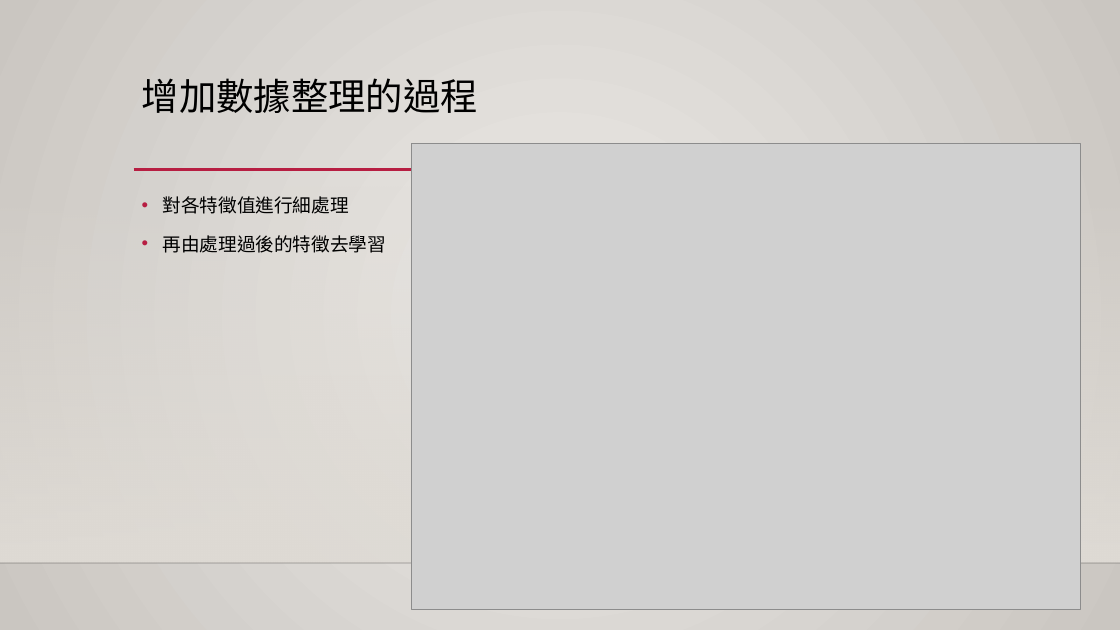
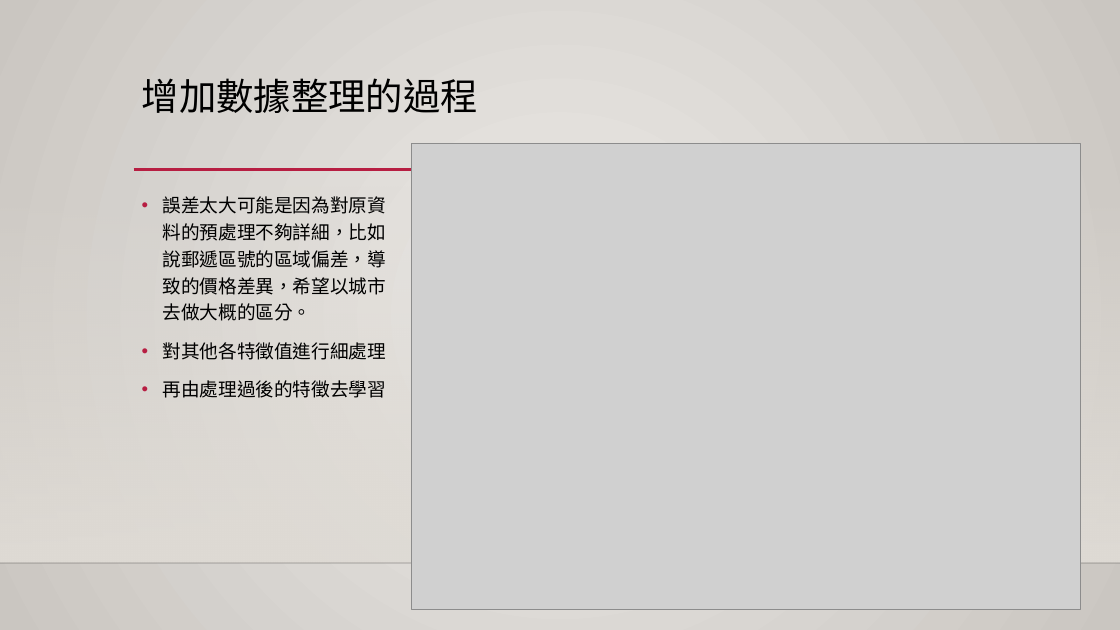
Before and after one commit to 110618019KanTingYung/House_predict, a slide deck: slide 13 of 機器學習-房價預測報告.pptx. Drawn at 1120x630 pixels with LibreOffice and Linux fonts; fonts in the diff are those of the drawing; grey boxes stand for pictures; background and template pictures are left out. Boxes give left, top, right and bottom in pixels: in the first picture for what was removed or moved away, otherwise in the second. Text is boxed around its words. In the diff, an @@ line names an element or a change of style, - is before the commit and + after.

```diff
--- a/機器學習-房價預測報告.pptx
+++ b/機器學習-房價預測報告.pptx
@@ text at [163,196,386,360]: text changed @@
-• 對各特徵值進行細處理
+• 誤差太大可能是因為對原資料的預處理不夠詳細，比如說郵遞區號的區域偏差，導致的價格差異，希望以城市去做大概的區分。
+• 對其他各特徵值進行細處理
```
